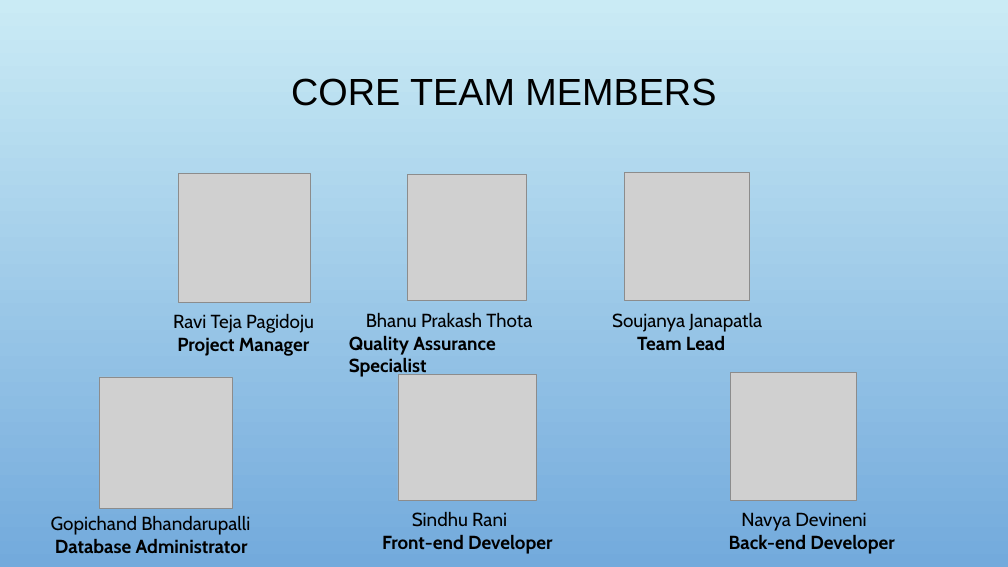
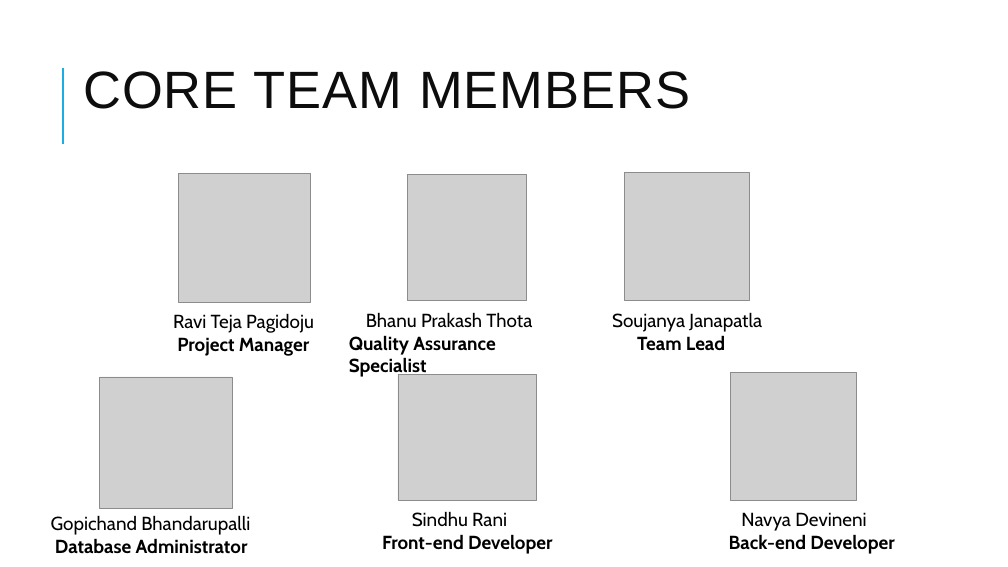
Before and after one commit to RaviTeja444/health-wellness, a slide deck: slide 6 of docs/presentation/Walk_Tracker.pptx. Drawn at 1008x567 pixels with LibreOffice and Linux fonts; fonts in the diff are those of the drawing; grey boxes stand for pictures; background and template pictures are left out. Boxes give left, top, right and bottom in pixels: in the first picture for what was removed or moved away, otherwise in the second. Text is boxed around its words. In the diff, an @@ line names an element or a change of style, - is before the commit and + after.

```diff
--- a/docs/presentation/Walk_Tracker.pptx
+++ b/docs/presentation/Walk_Tracker.pptx
@@ background picture (left out) to #FFFFFF @@
@@ title "CORE TEAM MEMBERS" at bbox=[83, 71, 691, 109]: size 36 to 50 pt, text colour #000000 to #0D0D0D, letter spacing 0 to 1 pt; alignment centre to left; line spacing 0.9 to 0.8 @@
@@ line added from (63, 144) to (63, 68), #1CADE4 1.5 pt @@
```
Also in this commit, not shown: 13 other slides changed.
